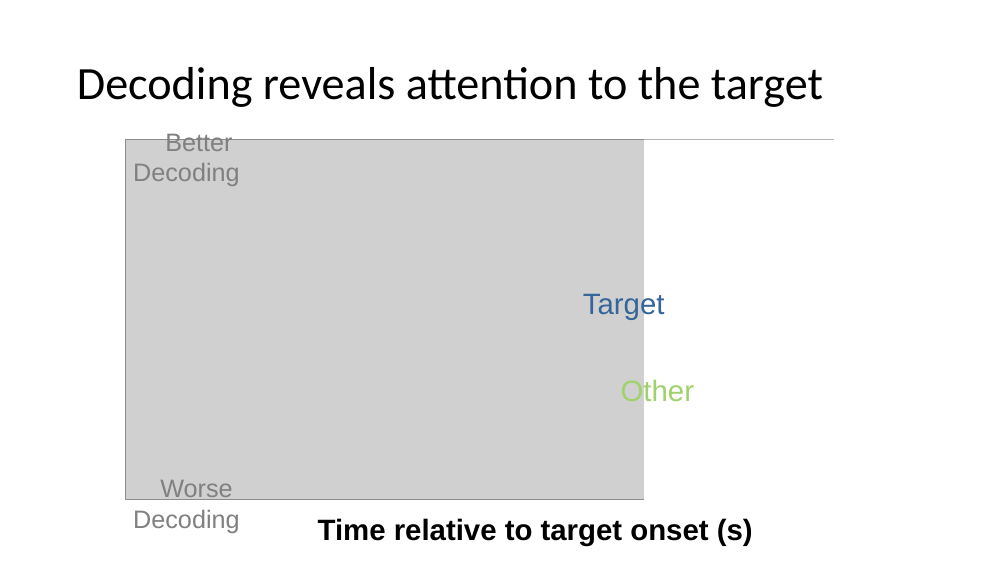
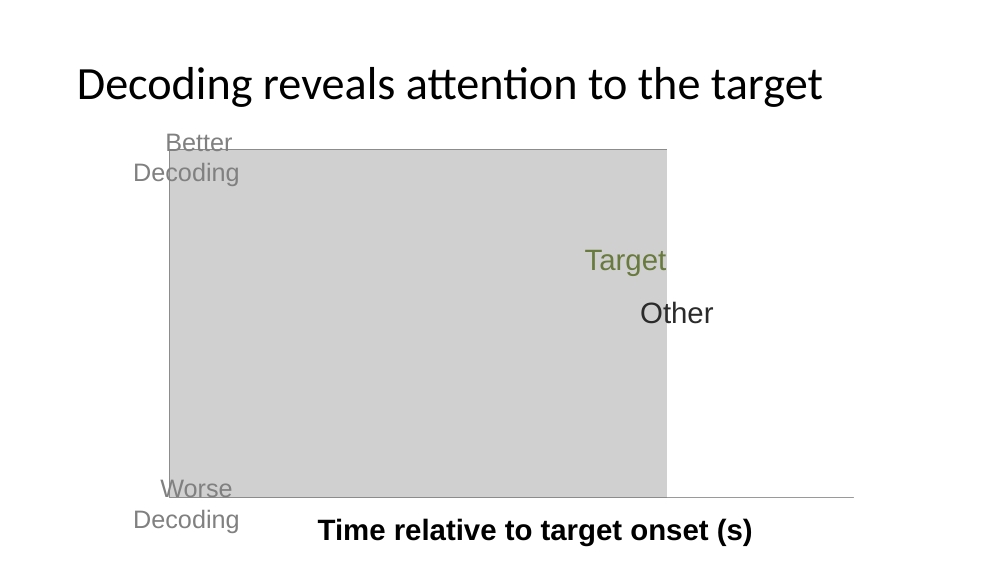
Before and after one commit to haberdashPI/german_track, a slide deck: slide 67 of presentations/ARO_2021/adapting_auditory_attention.pptx (slide 70 before the commit). Drawn at 1008x567 pixels with LibreOffice and Linux fonts; fonts in the diff are those of the drawing; grey boxes stand for pictures. Boxes give left, top, right and bottom in pixels: in the first picture for what was removed or moved away, otherwise in the second. Text is boxed around its words. In the diff, an @@ line names an element or a change of style, - is before the commit and + after.

```diff
--- a/presentations/ARO_2021/adapting_auditory_attention.pptx
+++ b/presentations/ARO_2021/adapting_auditory_attention.pptx
@@ rectangle: place and size @@
-rectangle at box(644, 140, 977, 537)
+rectangle at box(667, 140, 977, 498)
@@ picture: place and size @@
-picture at box(126, 140, 833, 499)
+picture at box(169, 150, 854, 498)
@@ text "Target": place and size @@
-text "Target" at box(583, 291, 665, 320)
+text "Target" at box(585, 250, 667, 276)
@@ text "Target" at box(585, 250, 667, 276): text colour #356599 to #687A3D @@
@@ text "Other": place and size @@
-text "Other" at box(621, 380, 694, 402)
+text "Other" at box(640, 300, 713, 329)
@@ text "Other" at box(640, 300, 713, 329): text colour #A0D26C to #2C2B2C @@
```
Also in this commit, not shown: 29 other slides changed, 4 slides added, 3 slides removed.
